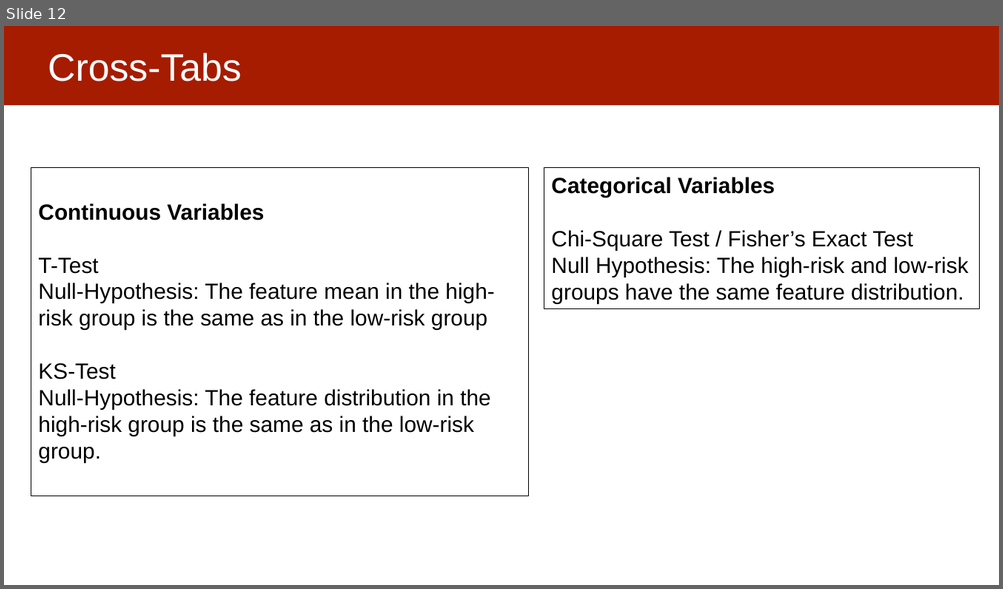
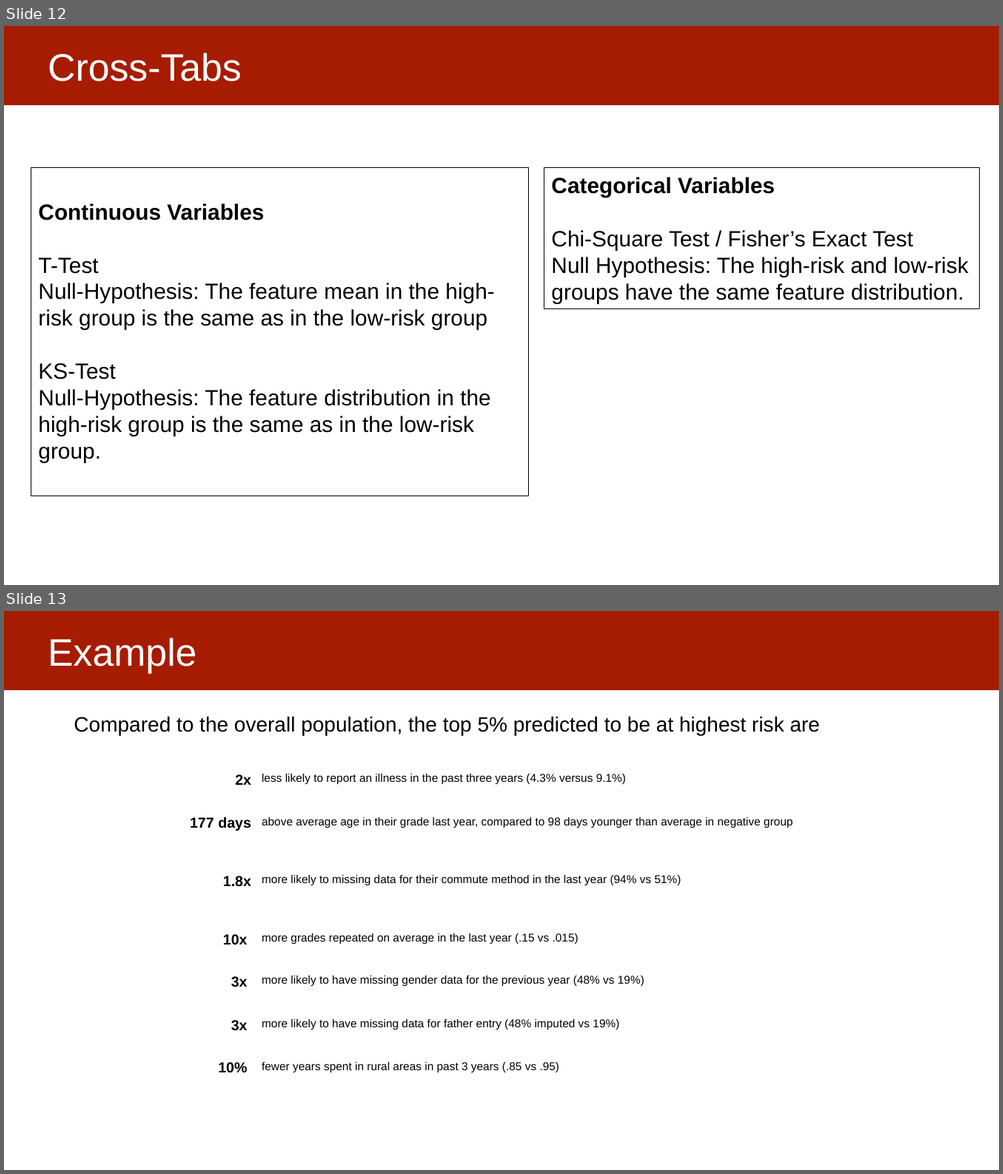
Before and after one commit to dssg/MLinPractice, a slide deck: Lectures/Lecture14-UnderstandingModels.pptx. Shown one above the other, each under a label of ours: slide 12 before the commit, slides 12 and 13 after it. The pictures are 1003x589 and 1003x1174 pixels, drawn with LibreOffice and Linux fonts; fonts in the diff are those of the drawing. Boxes give left, top, right and bottom in pixels: in the first picture for what was removed or moved away, otherwise in the second. Text is boxed around its words. In the diff, an @@ line names an element or a change of style, - is before the commit and + after.

```diff
--- a/Lectures/Lecture14-UnderstandingModels.pptx
+++ b/Lectures/Lecture14-UnderstandingModels.pptx
@@ slide 13 added at <box>4,611,999,1170</box>, background #FFFFFF; not listed: 1 template element that a slide beside it also shows @@
@@ title added at <box>48,638,196,674</box>, 37 pt, text #FFFFFF @@
+Example
@@ text added at <box>74,716,819,735</box>, 20 pt, text #000000 @@
+Compared to the overall population, the top 5% predicted to be at highest risk are
@@ table added at <box>112,767,870,1098</box>, 7 rows, 2 columns @@
+2x | less likely to report an illness in the past three years (4.3% versus 9.1%)
+177 days | above average age in their grade last year, compared to 98 days younger than average in negative group
+1.8x | more likely to missing data for their commute method in the last year (94% vs 51%)
+10x | more grades repeated on average in the last year (.15 vs .015)
+3x | more likely to have missing gender data for the previous year (48% vs 19%)
+3x | more likely to have missing data for father entry (48% imputed vs 19%)
+10% | fewer years spent in rural areas in past 3 years (.85 vs .95)
```
Also in this commit, not shown: 3 slides changed, 1 other file.
